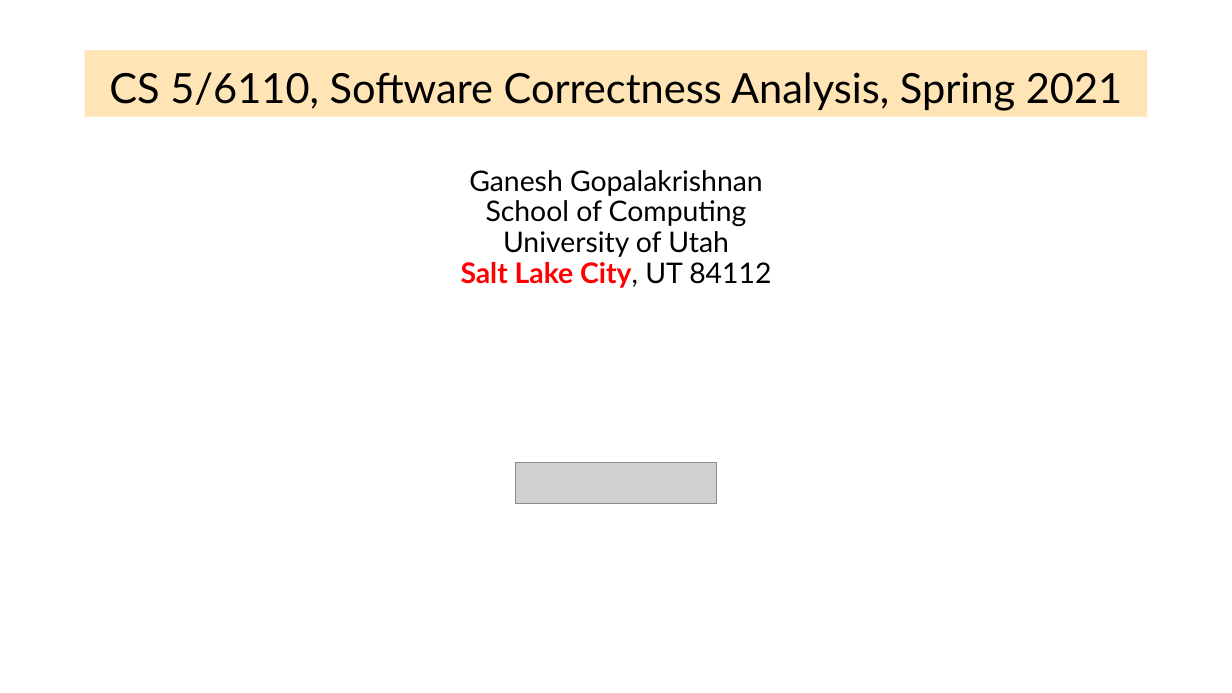
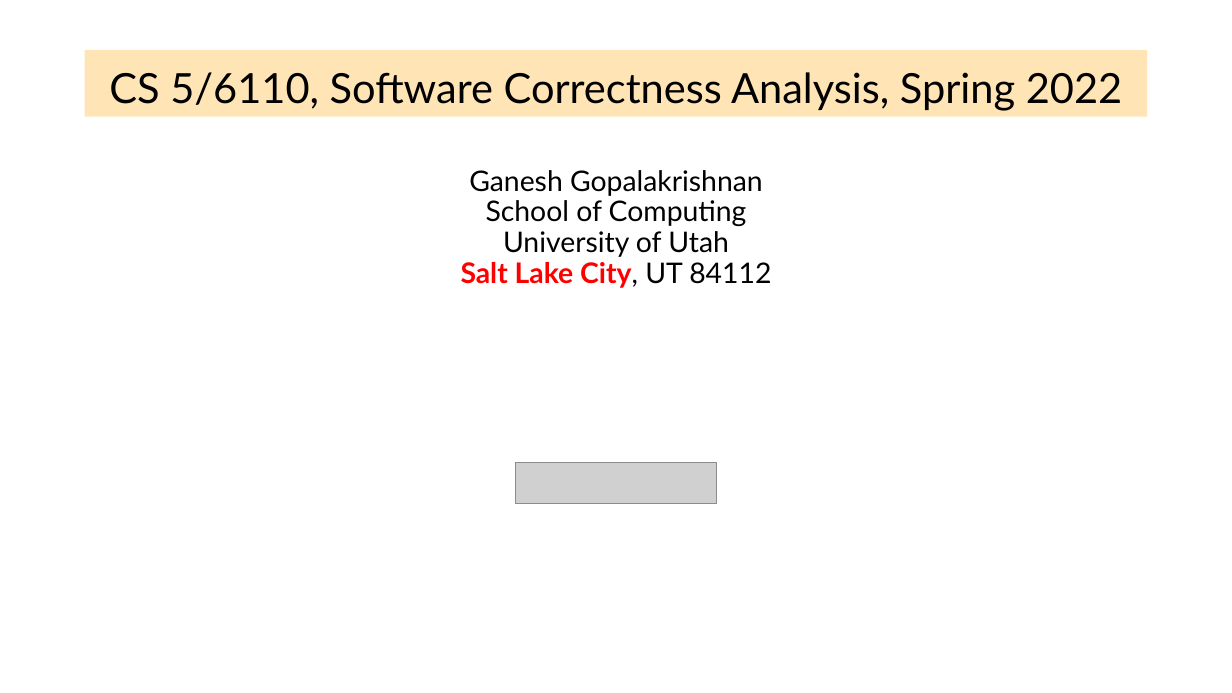
Before and after one commit to ganeshutah/cs6110s22, a slide deck: slide 1 of Lec17/Lec17.pptx. Drawn at 1232x693 pixels with LibreOffice and Linux fonts; fonts in the diff are those of the drawing; grey boxes stand for pictures. Boxes give left, top, right and bottom in pixels: in the first picture for what was removed or moved away, otherwise in the second. Text is boxed around its words. In the diff, an @@ line names an element or a change of style, - is before the commit and + after.

```diff
--- a/Lec17/Lec17.pptx
+++ b/Lec17/Lec17.pptx
@@ title at (x1=109, y1=72, x2=1122, y2=111): text changed @@
-CS 5/6110, Software Correctness Analysis, Spring 2021
+CS 5/6110, Software Correctness Analysis, Spring 2022
```
Also in this commit, not shown: 1 other slide changed, 4 slides added, 29 slides removed, 21 other files.
